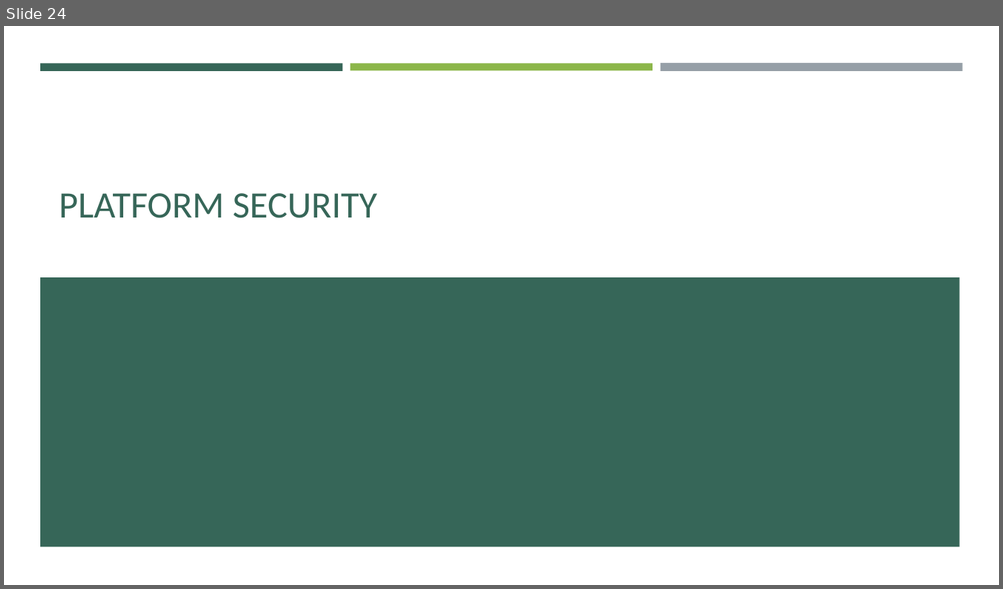
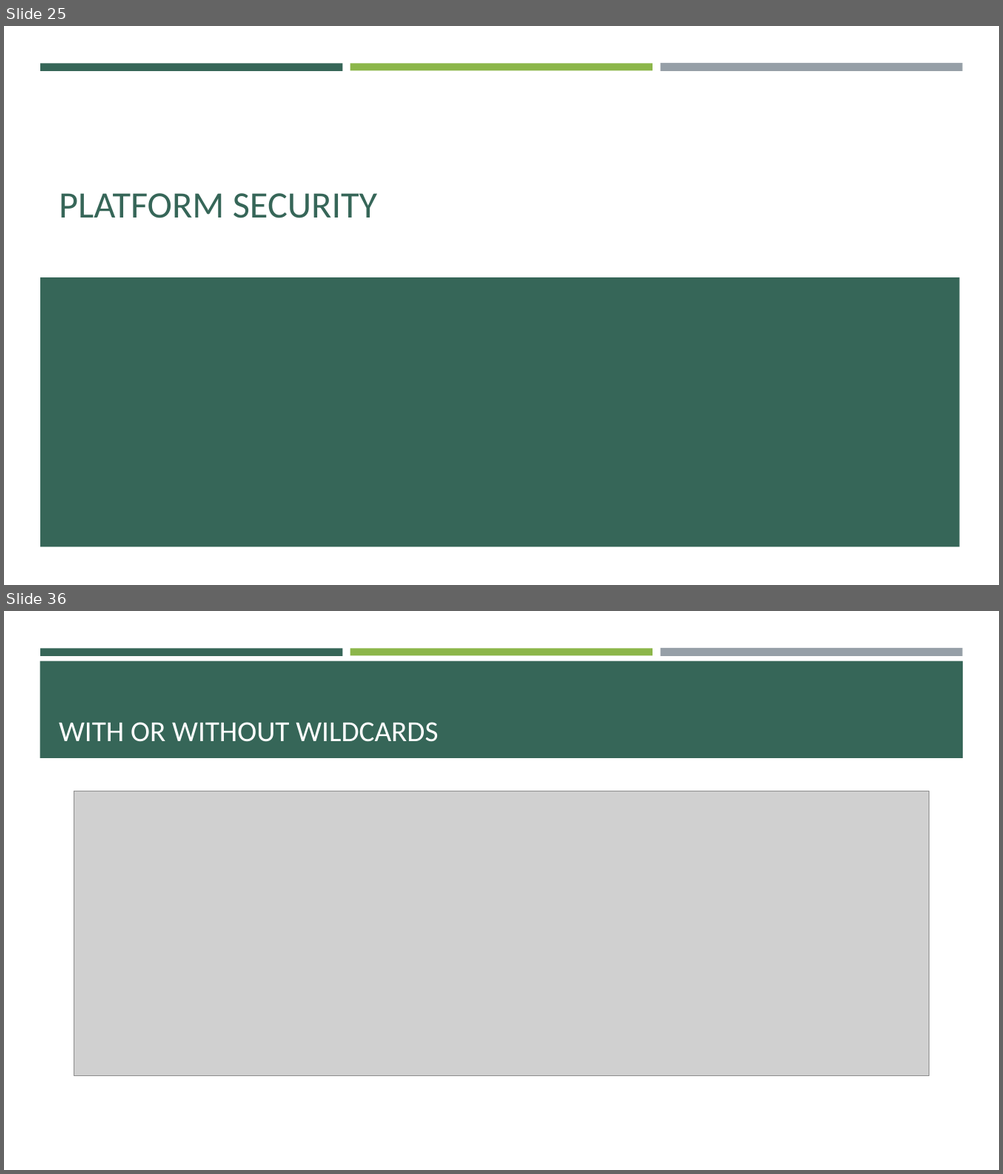
Before and after one commit to e-m-wilson/SNOW, a slide deck: Week_4/Database_Management_&_Platform_Security.pptx. Shown one above the other, each under a label of ours: slide 24 before the commit, slides 25 and 36 after it; the slides between them are not shown. The pictures are 1003x589 and 1003x1174 pixels, drawn with LibreOffice and Linux fonts; fonts in the diff are those of the drawing; grey boxes stand for pictures. Boxes give left, top, right and bottom in pixels: in the first picture for what was removed or moved away, otherwise in the second. Text is boxed around its words. In the diff, an @@ line names an element or a change of style, - is before the commit and + after.

```diff
--- a/Week_4/Database_Management_&_Platform_Security.pptx
+++ b/Week_4/Database_Management_&_Platform_Security.pptx
@@ slide 36 added at (4,611,999,1170), background #FFFFFF; not listed: 3 template elements that a slide beside it also shows @@
@@ rectangle added at (40,661,963,758), fill #366658 @@
@@ title added at (59,722,438,742), 28 pt, text #FFFFFF @@
+WITH OR WITHOUT WILDCARDS
@@ picture added at (74,792,928,1076) @@
@@ what was slide 24 is now slide 25 @@
```
Also in this commit, not shown: 4 slides changed, 13 other slides added, 4 other files.
